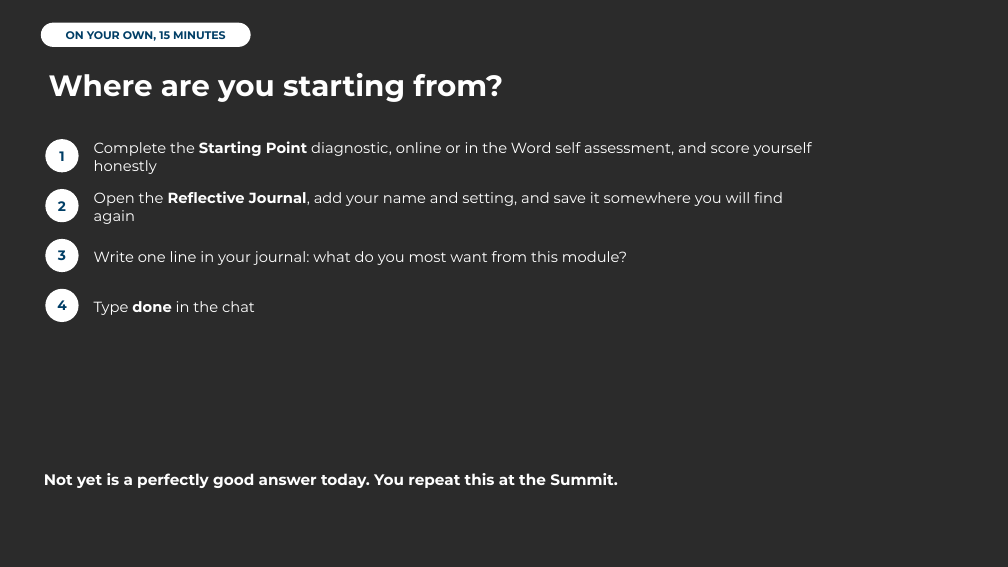
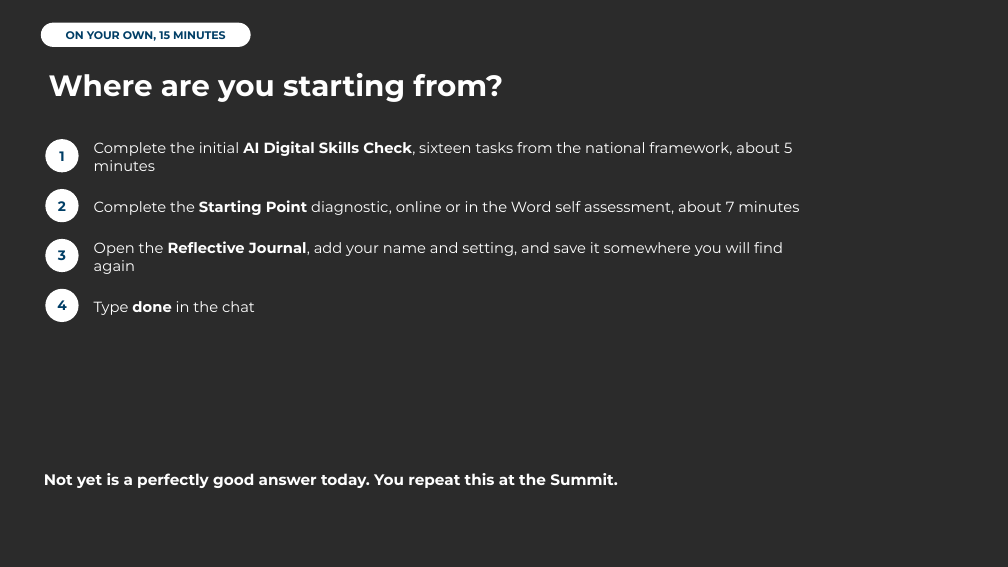
Before and after one commit to leebholroyd-pixel/aie401, a slide deck: slide 9 of downloads/02 AIE401 Workshop 1 Main Deck.pptx. Drawn at 1008x567 pixels with LibreOffice and Linux fonts; fonts in the diff are those of the drawing; background and template pictures are left out; a plain dark background stands for a picture behind light text. Boxes give left, top, right and bottom in pixels: in the first picture for what was removed or moved away, otherwise in the second. Text is boxed around its words. In the diff, an @@ line names an element or a change of style, - is before the commit and + after.

```diff
--- a/downloads/02 AIE401 Workshop 1 Main Deck.pptx
+++ b/downloads/02 AIE401 Workshop 1 Main Deck.pptx
@@ text at box(94, 141, 792, 171): text changed @@
-Complete the Starting Point diagnostic, online or in the Word self assessment, and score yourself honestly
+Complete the initial AI Digital Skills Check, sixteen tasks from the national framework, about 5 minutes
@@ text added at box(94, 200, 799, 215), 14 pt, text #FFFFFF @@
+Complete the Starting Point diagnostic, online or in the Word self assessment, about 7 minutes
@@ text "Open the Reflective Journal, add ...": place and size @@
-text "Open the Reflective Journal, add ..." at box(94, 191, 783, 224)
+text "Open the Reflective Journal, add ..." at box(94, 241, 783, 274)
@@ text removed at box(94, 251, 627, 265) @@
-Write one line in your journal: what do you most want from this module?
```
Also in this commit, not shown: 2 other slides changed, 16 other files.
